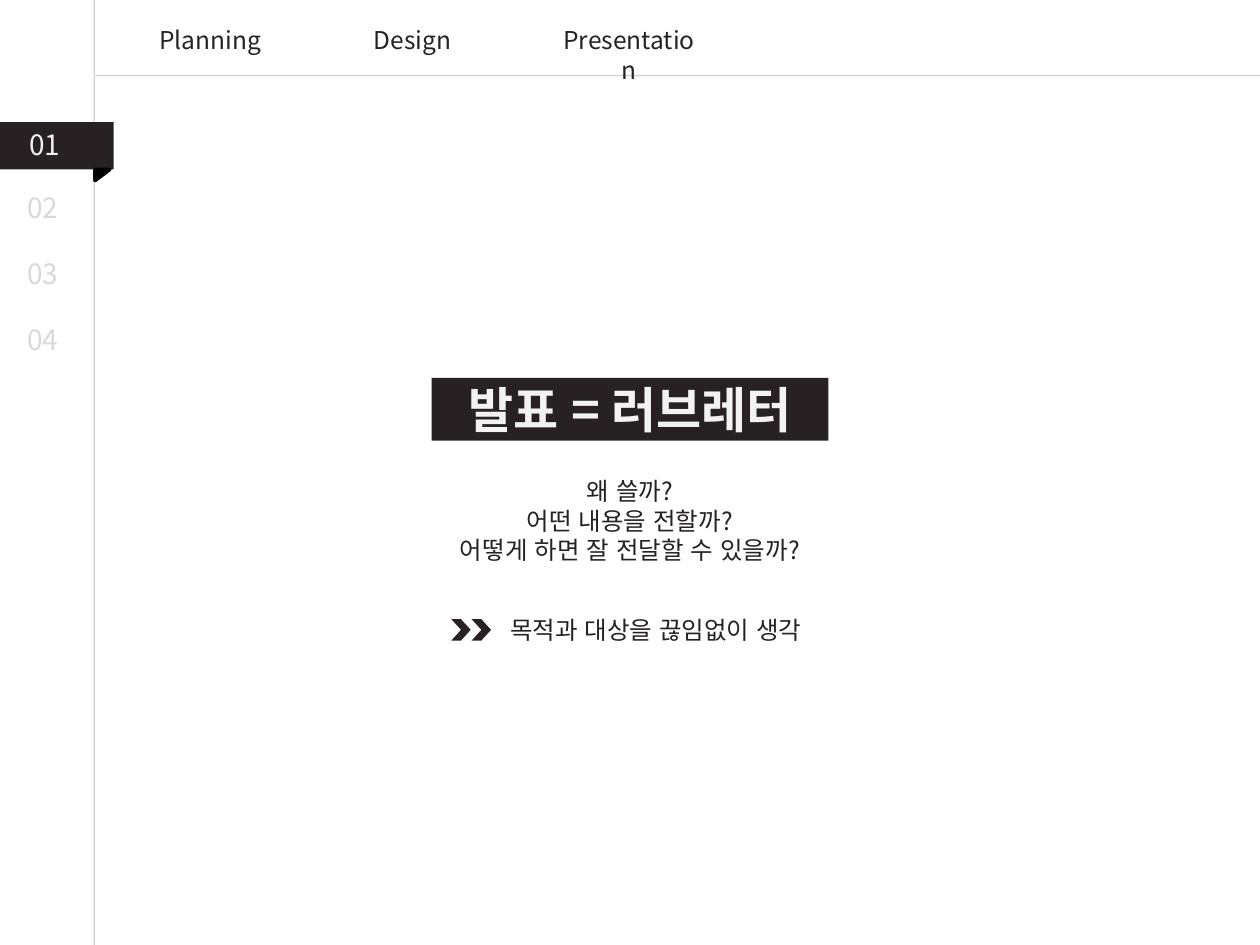
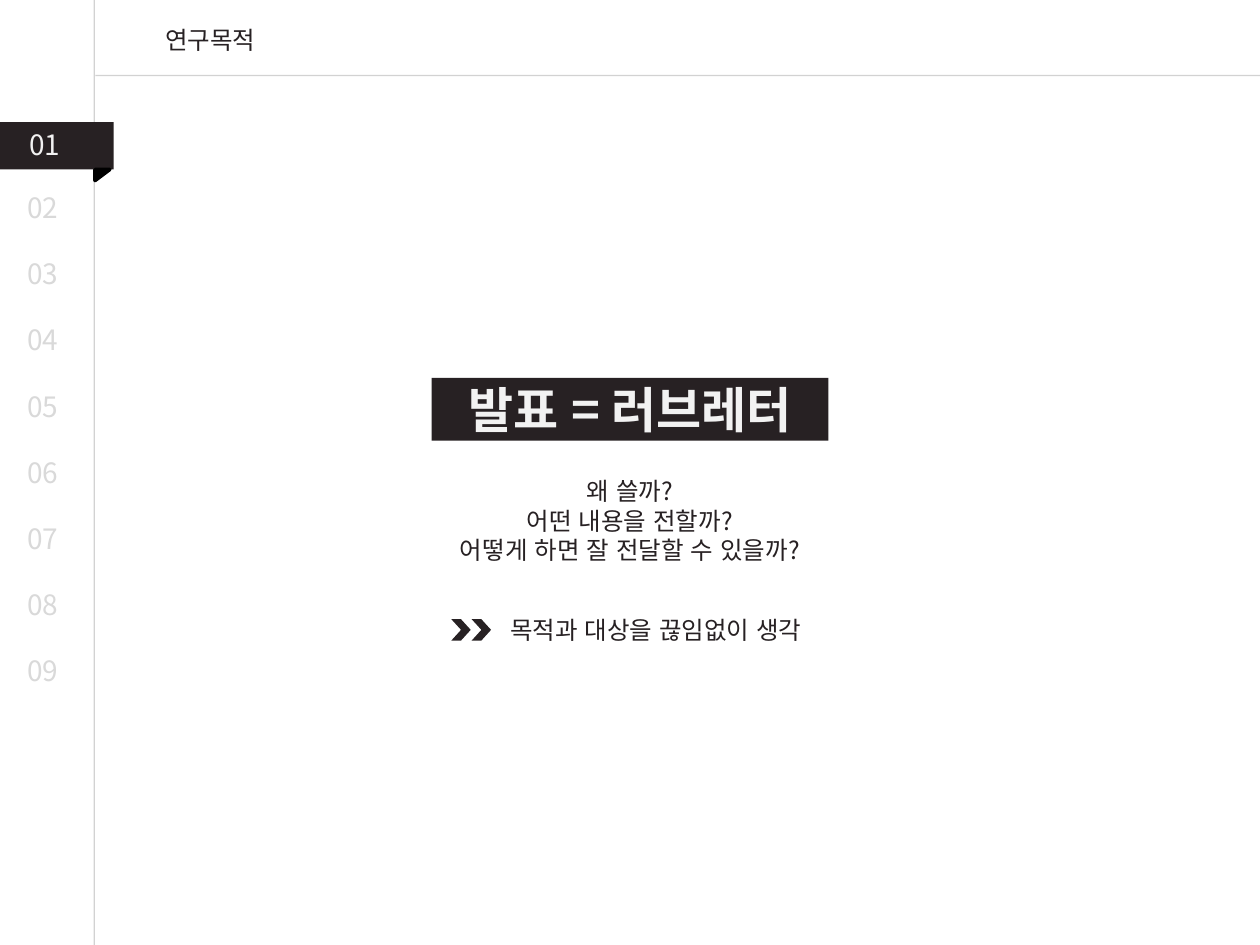
Before and after one commit to dkdldjswkd/Why-are-you-doing-this-to-me-, a slide deck: slide 3 of 나한테 왜 이래 최준영 진석진 임장빈.pptx. Drawn at 1260x945 pixels with LibreOffice and Linux fonts; fonts in the diff are those of the drawing. Boxes give left, top, right and bottom in pixels: in the first picture for what was removed or moved away, otherwise in the second. Text is boxed around its words. In the diff, an @@ line names an element or a change of style, - is before the commit and + after.

```diff
--- a/나한테 왜 이래 최준영 진석진 임장빈.pptx
+++ b/나한테 왜 이래 최준영 진석진 임장빈.pptx
@@ text at (165,28,255,51): text changed @@
-Planning
+연구목적
@@ text removed at (548,19,709,62) @@
-Presentation
@@ text removed at (374,30,451,55) @@
-Design
@@ text added at (27,385,58,426), 16 pt, text #D9D9D9 @@
+05
@@ text added at (27,451,58,492), 16 pt, text #D9D9D9 @@
+06
@@ text added at (27,517,58,558), 16 pt, text #D9D9D9 @@
+07
@@ text added at (27,583,58,624), 16 pt, text #D9D9D9 @@
+08
@@ text added at (27,649,58,690), 16 pt, text #D9D9D9 @@
+09
```
Also in this commit, not shown: 11 slides added, 18 slides removed, 2 other files.
